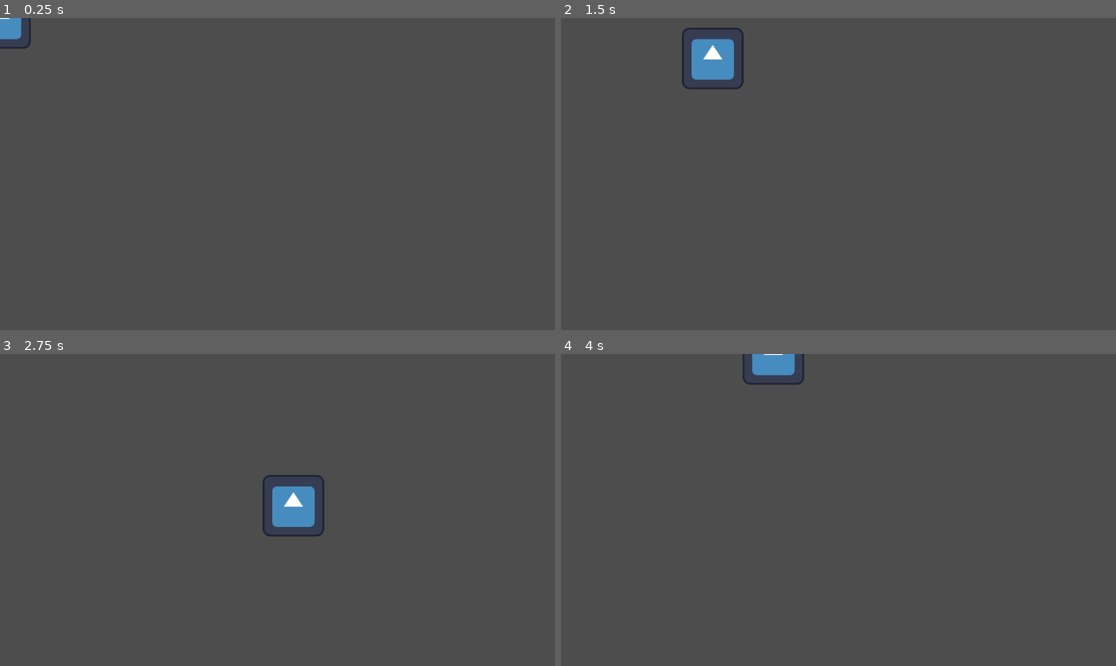
Above: before the commit, frames 1-4 (two rows, left to right).
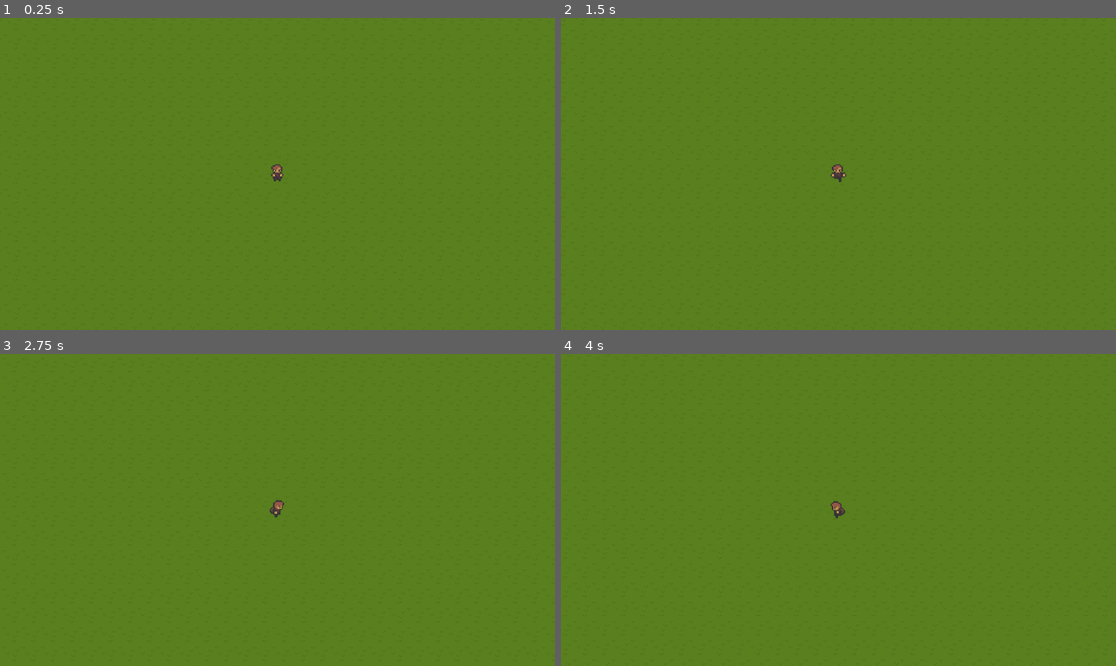
Above: after the commit, the same moments.

Repository: AlexFlasch/survivor-farm
Game: Godot game, scene res://scenes/levels/World.tscn
Same seed, same stepped clock (60 frames per second), same inputs: the game is played once before the commit and once after it. Before the commit the project starts from res://scenes/debug.tscn. The engine's default icon, where the game draws it, is replaced by a stand-in: a white triangle on a blue panel in a dark square.
Inputs:
- Up to frame 1 (0.25 s): no input
- Up to frame 2 (1.5 s): tap Enter at 0.5 s; hold D (move_right) 0.53-1.28 s; hold S (move_down) from 1.28 s (still down)
- Up to frame 3 (2.75 s): release S (move_down) at 2.03 s; hold D (move_right) from 2.03 s (still down)
- Up to frame 4 (4 s): release D (move_right) at 2.78 s; hold W (move_up) 2.78-3.53 s; hold A (move_left) from 3.53 s (still down)

The runs differ from the first frame. In frame 1, 100% of the frame differs, in the area x 0-100%, y 0-100%; in frame 2, 100%; in frame 3, 100%; in frame 4, 100%.

Commit message:
feat: add player sprite and collision with map borders

Diff:
--- a/project.godot
+++ b/project.godot
@@ -11,7 +11,7 @@
 [application]
 
 config/name="survivor-farm"
-run/main_scene="uid://chj2u37shqmi8"
+run/main_scene="uid://dnuos85rsws6n"
 config/features=PackedStringArray("4.4", "Forward Plus")
 config/icon="res://assets/icon.svg"
 
@@ -19,6 +19,10 @@
 
 GameManager="*res://scripts/GameManager.gd"
 PoolManager="*res://scripts/PoolManager.gd"
+
+[editor_plugins]
+
+enabled=PackedStringArray("res://addons/godot_state_charts/plugin.cfg")
 
 [input]
 
@@ -47,6 +51,14 @@
 ]
 }
 
+[layer_names]
+
+2d_physics/layer_1="player"
+2d_physics/layer_2="player_projectiles"
+2d_physics/layer_3="enemies"
+2d_physics/layer_4="enemy_projectiles"
+2d_physics/layer_5="terrain"
+
 [rendering]
 
 textures/canvas_textures/default_texture_filter=0
--- a/resources/tilesets/FarmTileset.tres
+++ b/resources/tilesets/FarmTileset.tres
@@ -44,6 +44,7 @@
 3:2/0 = 0
 4:2/0 = 0
 5:2/0 = 0
+5:2/0/physics_layer_0/polygon_0/points = PackedVector2Array(-8, -5.75548, 8, -5.75548, 8, 8, -8, 8)
 6:2/0 = 0
 7:2/0 = 0
 8:2/0 = 0
@@ -86,6 +87,7 @@
 4:4/0 = 0
 5:4/0 = 0
 6:4/0 = 0
+6:4/0/physics_layer_0/polygon_0/points = PackedVector2Array(-8, -8, 8, -8, 8, 1.97845, -8, 1.79859)
 7:4/0 = 0
 8:4/0 = 0
 10:4/0 = 0
@@ -102,8 +104,11 @@
 3:5/0 = 0
 4:5/0 = 0
 5:5/0 = 0
+5:5/0/physics_layer_0/polygon_0/points = PackedVector2Array(-2.1583, -8, 8, -8, 8, 8, -1.97845, 8)
 6:5/0 = 0
+6:5/0/physics_layer_0/polygon_0/points = PackedVector2Array(-8, -3.77703, 8, -3.77703, 8, 8, -8, 8)
 7:5/0 = 0
+7:5/0/physics_layer_0/polygon_0/points = PackedVector2Array(-8, -8, 1.97845, -8, 1.97845, 8, -8, 8)
 8:5/0 = 0
 9:5/next_alternative_id = 4
 9:5/0 = 0
@@ -321,6 +326,7 @@
 17:12/0 = 0
 
 [resource]
+physics_layer_0/collision_layer = 16
 terrain_set_0/mode = 1
 terrain_set_0/terrain_0/name = "Farmland"
 terrain_set_0/terrain_0/color = Color(0.5, 0.34375, 0.25, 1)
--- a/scenes/entities/Player/Player.tscn
+++ b/scenes/entities/Player/Player.tscn
@@ -1,17 +1,582 @@
-[gd_scene load_steps=4 format=3 uid="uid://byigjt33mk7ib"]
-
-[ext_resource type="Texture2D" uid="uid://dpkgiolsie854" path="res://assets/icon.svg" id="1_f1stm"]
+[gd_scene load_steps=75 format=3 uid="uid://byigjt33mk7ib"]
+
 [ext_resource type="Script" uid="uid://n7sbtrl3t7qd" path="res://scenes/entities/Player/player.gd" id="1_ow51e"]
+[ext_resource type="Texture2D" uid="uid://b3ret13eomec3" path="res://assets/sprites/player/player_spritesheet.png" id="2_ow51e"]
 
 [sub_resource type="RectangleShape2D" id="RectangleShape2D_ow51e"]
-size = Vector2(117, 116)
+size = Vector2(8, 7)
+
+[sub_resource type="AtlasTexture" id="AtlasTexture_tqasf"]
+atlas = ExtResource("2_ow51e")
+region = Rect2(16, 144, 16, 16)
+
+[sub_resource type="AtlasTexture" id="AtlasTexture_1b10r"]
+atlas = ExtResource("2_ow51e")
+region = Rect2(32, 144, 16, 16)
+
+[sub_resource type="AtlasTexture" id="AtlasTexture_x3g55"]
+atlas = ExtResource("2_ow51e")
+region = Rect2(48, 144, 16, 16)
+
+[sub_resource type="AtlasTexture" id="AtlasTexture_wvcwg"]
+atlas = ExtResource("2_ow51e")
+region = Rect2(64, 144, 16, 16)
+
+[sub_resource type="AtlasTexture" id="AtlasTexture_dkcey"]
+atlas = ExtResource("2_ow51e")
+region = Rect2(80, 144, 16, 16)
+
+[sub_resource type="AtlasTexture" id="AtlasTexture_ygibl"]
+atlas = ExtResource("2_ow51e")
+region = Rect2(96, 144, 16, 16)
+
+[sub_resource type="AtlasTexture" id="AtlasTexture_mq5a4"]
+atlas = ExtResource("2_ow51e")
+region = Rect2(112, 144, 16, 16)
+
+[sub_resource type="AtlasTexture" id="AtlasTexture_auuuo"]
+atlas = ExtResource("2_ow51e")
+region = Rect2(128, 144, 16, 16)
+
+[sub_resource type="AtlasTexture" id="AtlasTexture_d2bmg"]
+atlas = ExtResource("2_ow51e")
+region = Rect2(144, 144, 16, 16)
+
+[sub_resource type="AtlasTexture" id="AtlasTexture_dalap"]
+atlas = ExtResource("2_ow51e")
+region = Rect2(160, 144, 16, 16)
+
+[sub_resource type="AtlasTexture" id="AtlasTexture_o1t5o"]
+atlas = ExtResource("2_ow51e")
+region = Rect2(240, 16, 16, 16)
+
+[sub_resource type="AtlasTexture" id="AtlasTexture_7tium"]
+atlas = ExtResource("2_ow51e")
+region = Rect2(256, 16, 16, 16)
+
+[sub_resource type="AtlasTexture" id="AtlasTexture_p8vep"]
+atlas = ExtResource("2_ow51e")
+region = Rect2(272, 16, 16, 16)
+
+[sub_resource type="AtlasTexture" id="AtlasTexture_62unn"]
+atlas = ExtResource("2_ow51e")
+region = Rect2(240, 32, 16, 16)
+
+[sub_resource type="AtlasTexture" id="AtlasTexture_28h8y"]
+atlas = ExtResource("2_ow51e")
+region = Rect2(256, 32, 16, 16)
+
+[sub_resource type="AtlasTexture" id="AtlasTexture_iwtl6"]
+atlas = ExtResource("2_ow51e")
+region = Rect2(272, 32, 16, 16)
+
+[sub_resource type="AtlasTexture" id="AtlasTexture_2j43f"]
+atlas = ExtResource("2_ow51e")
+region = Rect2(240, 48, 16, 16)
+
+[sub_resource type="AtlasTexture" id="AtlasTexture_5bc03"]
+atlas = ExtResource("2_ow51e")
+region = Rect2(256, 48, 16, 16)
+
+[sub_resource type="AtlasTexture" id="AtlasTexture_ao0x5"]
+atlas = ExtResource("2_ow51e")
+region = Rect2(272, 48, 16, 16)
+
+[sub_resource type="AtlasTexture" id="AtlasTexture_l4iku"]
+atlas = ExtResource("2_ow51e")
+region = Rect2(240, 64, 16, 16)
+
+[sub_resource type="AtlasTexture" id="AtlasTexture_uvs2m"]
+atlas = ExtResource("2_ow51e")
+region = Rect2(256, 64, 16, 16)
+
+[sub_resource type="AtlasTexture" id="AtlasTexture_yf4ae"]
+atlas = ExtResource("2_ow51e")
+region = Rect2(272, 64, 16, 16)
+
+[sub_resource type="AtlasTexture" id="AtlasTexture_654tv"]
+atlas = ExtResource("2_ow51e")
+region = Rect2(128, 16, 16, 16)
+
+[sub_resource type="AtlasTexture" id="AtlasTexture_lx3a1"]
+atlas = ExtResource("2_ow51e")
+region = Rect2(144, 16, 16, 16)
+
+[sub_resource type="AtlasTexture" id="AtlasTexture_crgtk"]
+atlas = ExtResource("2_ow51e")
+region = Rect2(160, 16, 16, 16)
+
+[sub_resource type="AtlasTexture" id="AtlasTexture_61bp2"]
+atlas = ExtResource("2_ow51e")
+region = Rect2(176, 16, 16, 16)
+
+[sub_resource type="AtlasTexture" id="AtlasTexture_xlghn"]
+atlas = ExtResource("2_ow51e")
+region = Rect2(192, 16, 16, 16)
+
+[sub_resource type="AtlasTexture" id="AtlasTexture_rosbm"]
+atlas = ExtResource("2_ow51e")
+region = Rect2(208, 16, 16, 16)
+
+[sub_resource type="AtlasTexture" id="AtlasTexture_y064l"]
+atlas = ExtResource("2_ow51e")
+region = Rect2(128, 32, 16, 16)
+
+[sub_resource type="AtlasTexture" id="AtlasTexture_y76w4"]
+atlas = ExtResource("2_ow51e")
+region = Rect2(144, 32, 16, 16)
+
+[sub_resource type="AtlasTexture" id="AtlasTexture_vr1dr"]
+atlas = ExtResource("2_ow51e")
+region = Rect2(160, 32, 16, 16)
+
+[sub_resource type="AtlasTexture" id="AtlasTexture_v1cy5"]
+atlas = ExtResource("2_ow51e")
+region = Rect2(176, 32, 16, 16)
+
+[sub_resource type="AtlasTexture" id="AtlasTexture_4la1h"]
+atlas = ExtResource("2_ow51e")
+region = Rect2(192, 32, 16, 16)
+
+[sub_resource type="AtlasTexture" id="AtlasTexture_udfno"]
+atlas = ExtResource("2_ow51e")
+region = Rect2(208, 32, 16, 16)
+
+[sub_resource type="AtlasTexture" id="AtlasTexture_ihuw0"]
+atlas = ExtResource("2_ow51e")
+region = Rect2(128, 48, 16, 16)
+
+[sub_resource type="AtlasTexture" id="AtlasTexture_nf62q"]
+atlas = ExtResource("2_ow51e")
+region = Rect2(144, 48, 16, 16)
+
+[sub_resource type="AtlasTexture" id="AtlasTexture_4rtj5"]
+atlas = ExtResource("2_ow51e")
+region = Rect2(160, 48, 16, 16)
+
+[sub_resource type="AtlasTexture" id="AtlasTexture_2cnto"]
+atlas = ExtResource("2_ow51e")
+region = Rect2(176, 48, 16, 16)
+
+[sub_resource type="AtlasTexture" id="AtlasTexture_2u4nn"]
+atlas = ExtResource("2_ow51e")
+region = Rect2(192, 48, 16, 16)
+
+[sub_resource type="AtlasTexture" id="AtlasTexture_obp7q"]
+atlas = ExtResource("2_ow51e")
+region = Rect2(208, 48, 16, 16)
+
+[sub_resource type="AtlasTexture" id="AtlasTexture_mxbp5"]
+atlas = ExtResource("2_ow51e")
+region = Rect2(128, 64, 16, 16)
+
+[sub_resource type="AtlasTexture" id="AtlasTexture_brbqr"]
+atlas = ExtResource("2_ow51e")
+region = Rect2(144, 64, 16, 16)
+
+[sub_resource type="AtlasTexture" id="AtlasTexture_s7f7j"]
+atlas = ExtResource("2_ow51e")
+region = Rect2(160, 64, 16, 16)
+
+[sub_resource type="AtlasTexture" id="AtlasTexture_lljhf"]
+atlas = ExtResource("2_ow51e")
+region = Rect2(176, 64, 16, 16)
+
+[sub_resource type="AtlasTexture" id="AtlasTexture_nlal1"]
+atlas = ExtResource("2_ow51e")
+region = Rect2(192, 64, 16, 16)
+
+[sub_resource type="AtlasTexture" id="AtlasTexture_bi2uo"]
+atlas = ExtResource("2_ow51e")
+region = Rect2(208, 64, 16, 16)
+
+[sub_resource type="AtlasTexture" id="AtlasTexture_k7emy"]
+atlas = ExtResource("2_ow51e")
+region = Rect2(16, 16, 16, 16)
+
+[sub_resource type="AtlasTexture" id="AtlasTexture_rvyfk"]
+atlas = ExtResource("2_ow51e")
+region = Rect2(32, 16, 16, 16)
+
+[sub_resource type="AtlasTexture" id="AtlasTexture_78j34"]
+atlas = ExtResource("2_ow51e")
+region = Rect2(48, 16, 16, 16)
+
+[sub_resource type="AtlasTexture" id="AtlasTexture_ri7c1"]
+atlas = ExtResource("2_ow51e")
+region = Rect2(64, 16, 16, 16)
+
+[sub_resource type="AtlasTexture" id="AtlasTexture_ablq5"]
+atlas = ExtResource("2_ow51e")
+region = Rect2(80, 16, 16, 16)
+
+[sub_resource type="AtlasTexture" id="AtlasTexture_3g6po"]
+atlas = ExtResource("2_ow51e")
+region = Rect2(96, 16, 16, 16)
+
+[sub_resource type="AtlasTexture" id="AtlasTexture_e7jhi"]
+atlas = ExtResource("2_ow51e")
+region = Rect2(16, 32, 16, 16)
+
+[sub_resource type="AtlasTexture" id="AtlasTexture_7sw2r"]
+atlas = ExtResource("2_ow51e")
+region = Rect2(32, 32, 16, 16)
+
+[sub_resource type="AtlasTexture" id="AtlasTexture_ec555"]
+atlas = ExtResource("2_ow51e")
+region = Rect2(48, 32, 16, 16)
+
+[sub_resource type="AtlasTexture" id="AtlasTexture_ank81"]
+atlas = ExtResource("2_ow51e")
+region = Rect2(64, 32, 16, 16)
+
+[sub_resource type="AtlasTexture" id="AtlasTexture_2wh5k"]
+atlas = ExtResource("2_ow51e")
+region = Rect2(80, 32, 16, 16)
+
+[sub_resource type="AtlasTexture" id="AtlasTexture_73ymi"]
+atlas = ExtResource("2_ow51e")
+region = Rect2(96, 32, 16, 16)
+
+[sub_resource type="AtlasTexture" id="AtlasTexture_lxp1y"]
+atlas = ExtResource("2_ow51e")
+region = Rect2(16, 48, 16, 16)
+
+[sub_resource type="AtlasTexture" id="AtlasTexture_du64v"]
+atlas = ExtResource("2_ow51e")
+region = Rect2(32, 48, 16, 16)
+
+[sub_resource type="AtlasTexture" id="AtlasTexture_wo3mo"]
+atlas = ExtResource("2_ow51e")
+region = Rect2(48, 48, 16, 16)
+
+[sub_resource type="AtlasTexture" id="AtlasTexture_bgoag"]
+atlas = ExtResource("2_ow51e")
+region = Rect2(64, 48, 16, 16)
+
+[sub_resource type="AtlasTexture" id="AtlasTexture_kt8bv"]
+atlas = ExtResource("2_ow51e")
+region = Rect2(80, 48, 16, 16)
+
+[sub_resource type="AtlasTexture" id="AtlasTexture_yyonr"]
+atlas = ExtResource("2_ow51e")
+region = Rect2(96, 48, 16, 16)
+
+[sub_resource type="AtlasTexture" id="AtlasTexture_xn2fv"]
+atlas = ExtResource("2_ow51e")
+region = Rect2(16, 64, 16, 16)
+
+[sub_resource type="AtlasTexture" id="AtlasTexture_2s7wv"]
+atlas = ExtResource("2_ow51e")
+region = Rect2(32, 64, 16, 16)
+
+[sub_resource type="AtlasTexture" id="AtlasTexture_tmrm0"]
+atlas = ExtResource("2_ow51e")
+region = Rect2(48, 64, 16, 16)
+
+[sub_resource type="AtlasTexture" id="AtlasTexture_bes8g"]
+atlas = ExtResource("2_ow51e")
+region = Rect2(64, 64, 16, 16)
+
+[sub_resource type="AtlasTexture" id="AtlasTexture_gko5y"]
+atlas = ExtResource("2_ow51e")
+region = Rect2(80, 64, 16, 16)
+
+[sub_resource type="AtlasTexture" id="AtlasTexture_63o4v"]
+atlas = ExtResource("2_ow51e")
+region = Rect2(96, 64, 16, 16)
+
+[sub_resource type="SpriteFrames" id="SpriteFrames_qiynf"]
+animations = [{
+"frames": [{
+"duration": 1.0,
+"texture": SubResource("AtlasTexture_tqasf")
+}, {
+"duration": 1.0,
+"texture": SubResource("AtlasTexture_1b10r")
+}, {
+"duration": 1.0,
+"texture": SubResource("AtlasTexture_x3g55")
+}, {
+"duration": 1.0,
+"texture": SubResource("AtlasTexture_wvcwg")
+}, {
+"duration": 1.0,
+"texture": SubResource("AtlasTexture_dkcey")
+}, {
+"duration": 1.0,
+"texture": SubResource("AtlasTexture_ygibl")
+}, {
+"duration": 1.0,
+"texture": SubResource("AtlasTexture_mq5a4")
+}, {
+"duration": 1.0,
+"texture": SubResource("AtlasTexture_auuuo")
+}, {
+"duration": 1.0,
+"texture": SubResource("AtlasTexture_d2bmg")
+}, {
+"duration": 1.0,
+"texture": SubResource("AtlasTexture_dalap")
+}],
+"loop": true,
+"name": &"die",
+"speed": 5.0
+}, {
+"frames": [{
+"duration": 1.0,
+"texture": SubResource("AtlasTexture_o1t5o")
+}, {
+"duration": 1.0,
+"texture": SubResource("AtlasTexture_7tium")
+}, {
+"duration": 1.0,
+"texture": SubResource("AtlasTexture_p8vep")
+}],
+"loop": true,
+"name": &"hit_down",
+"speed": 5.0
+}, {
+"frames": [{
+"duration": 1.0,
+"texture": SubResource("AtlasTexture_62unn")
+}, {
+"duration": 1.0,
+"texture": SubResource("AtlasTexture_28h8y")
+}, {
+"duration": 1.0,
+"texture": SubResource("AtlasTexture_iwtl6")
+}],
+"loop": true,
+"name": &"hit_left",
+"speed": 5.0
+}, {
+"frames": [{
+"duration": 1.0,
+"texture": SubResource("AtlasTexture_2j43f")
+}, {
+"duration": 1.0,
+"texture": SubResource("AtlasTexture_5bc03")
+}, {
+"duration": 1.0,
+"texture": SubResource("AtlasTexture_ao0x5")
+}],
+"loop": true,
+"name": &"hit_right",
+"speed": 5.0
+}, {
+"frames": [{
+"duration": 1.0,
+"texture": SubResource("AtlasTexture_l4iku")
+}, {
+"duration": 1.0,
+"texture": SubResource("AtlasTexture_uvs2m")
+}, {
+"duration": 1.0,
+"texture": SubResource("AtlasTexture_yf4ae")
+}],
+"loop": true,
+"name": &"hit_up",
+"speed": 5.0
+}, {
+"frames": [{
+"duration": 1.0,
+"texture": SubResource("AtlasTexture_654tv")
+}, {
+"duration": 1.0,
+"texture": SubResource("AtlasTexture_lx3a1")
+}, {
+"duration": 1.0,
+"texture": SubResource("AtlasTexture_crgtk")
+}, {
+"duration": 1.0,
+"texture": SubResource("AtlasTexture_61bp2")
+}, {
+"duration": 1.0,
+"texture": SubResource("AtlasTexture_xlghn")
+}, {
+"duration": 1.0,
+"texture": SubResource("AtlasTexture_rosbm")
+}],
+"loop": true,
+"name": &"idle_down",
+"speed": 5.0
+}, {
+"frames": [{
+"duration": 1.0,
+"texture": SubResource("AtlasTexture_y064l")
+}, {
+"duration": 1.0,
+"texture": SubResource("AtlasTexture_y76w4")
+}, {
+"duration": 1.0,
+"texture": SubResource("AtlasTexture_vr1dr")
+}, {
+"duration": 1.0,
+"texture": SubResource("AtlasTexture_v1cy5")
+}, {
+"duration": 1.0,
+"texture": SubResource("AtlasTexture_4la1h")
+}, {
+"duration": 1.0,
+"texture": SubResource("AtlasTexture_udfno")
+}],
+"loop": true,
+"name": &"idle_left",
+"speed": 5.0
+}, {
+"frames": [{
+"duration": 1.0,
+"texture": SubResource("AtlasTexture_ihuw0")
+}, {
+"duration": 1.0,
+"texture": SubResource("AtlasTexture_nf62q")
+}, {
+"duration": 1.0,
+"texture": SubResource("AtlasTexture_4rtj5")
+}, {
+"duration": 1.0,
+"texture": SubResource("AtlasTexture_2cnto")
+}, {
+"duration": 1.0,
+"texture": SubResource("AtlasTexture_2u4nn")
+}, {
+"duration": 1.0,
+"texture": SubResource("AtlasTexture_obp7q")
+}],
+"loop": true,
+"name": &"idle_right",
+"speed": 5.0
+}, {
+"frames": [{
+"duration": 1.0,
+"texture": SubResource("AtlasTexture_mxbp5")
+}, {
+"duration": 1.0,
+"texture": SubResource("AtlasTexture_brbqr")
+}, {
+"duration": 1.0,
+"texture": SubResource("AtlasTexture_s7f7j")
+}, {
+"duration": 1.0,
+"texture": SubResource("AtlasTexture_lljhf")
+}, {
+"duration": 1.0,
+"texture": SubResource("AtlasTexture_nlal1")
+}, {
+"duration": 1.0,
+"texture": SubResource("AtlasTexture_bi2uo")
+}],
+"loop": true,
+"name": &"idle_up",
+"speed": 5.0
+}, {
+"frames": [{
+"duration": 1.0,
+"texture": SubResource("AtlasTexture_k7emy")
+}, {
+"duration": 1.0,
+"texture": SubResource("AtlasTexture_rvyfk")
+}, {
+"duration": 1.0,
+"texture": SubResource("AtlasTexture_78j34")
+}, {
+"duration": 1.0,
+"texture": SubResource("AtlasTexture_ri7c1")
+}, {
+"duration": 1.0,
+"texture": SubResource("AtlasTexture_ablq5")
+}, {
+"duration": 1.0,
+"texture": SubResource("AtlasTexture_3g6po")
+}],
+"loop": true,
+"name": &"walk_down",
+"speed": 5.0
+}, {
+"frames": [{
+"duration": 1.0,
+"texture": SubResource("AtlasTexture_e7jhi")
+}, {
+"duration": 1.0,
+"texture": SubResource("AtlasTexture_7sw2r")
+}, {
+"duration": 1.0,
+"texture": SubResource("AtlasTexture_ec555")
+}, {
+"duration": 1.0,
+"texture": SubResource("AtlasTexture_ank81")
+}, {
+"duration": 1.0,
+"texture": SubResource("AtlasTexture_2wh5k")
+}, {
+"duration": 1.0,
+"texture": SubResource("AtlasTexture_73ymi")
+}],
+"loop": true,
+"name": &"walk_left",
+"speed": 5.0
+}, {
+"frames": [{
+"duration": 1.0,
+"texture": SubResource("AtlasTexture_lxp1y")
+}, {
+"duration": 1.0,
+"texture": SubResource("AtlasTexture_du64v")
+}, {
+"duration": 1.0,
+"texture": SubResource("AtlasTexture_wo3mo")
+}, {
+"duration": 1.0,
+"texture": SubResource("AtlasTexture_bgoag")
+}, {
+"duration": 1.0,
+"texture": SubResource("AtlasTexture_kt8bv")
+}, {
+"duration": 1.0,
+"texture": SubResource("AtlasTexture_yyonr")
+}],
+"loop": true,
+"name": &"walk_right",
+"speed": 5.0
+}, {
+"frames": [{
+"duration": 1.0,
+"texture": SubResource("AtlasTexture_xn2fv")
+}, {
+"duration": 1.0,
+"texture": SubResource("AtlasTexture_2s7wv")
+}, {
+"duration": 1.0,
+"texture": SubResource("AtlasTexture_tmrm0")
+}, {
+"duration": 1.0,
+"texture": SubResource("AtlasTexture_bes8g")
+}, {
+"duration": 1.0,
+"texture": SubResource("AtlasTexture_gko5y")
+}, {
+"duration": 1.0,
+"texture": SubResource("AtlasTexture_63o4v")
+}],
+"loop": true,
+"name": &"walk_up",
+"speed": 5.0
+}]
 
 [node name="Player" type="CharacterBody2D"]
+collision_mask = 16
+motion_mode = 1
+floor_stop_on_slope = false
 script = ExtResource("1_ow51e")
 
 [node name="CollisionShape2D" type="CollisionShape2D" parent="."]
-position = Vector2(-0.5, 0)
+position = Vector2(0, 2)
 shape = SubResource("RectangleShape2D_ow51e")
 
-[node name="Sprite2D" type="Sprite2D" parent="."]
-texture = ExtResource("1_f1stm")
+[node name="AnimatedSprite2D" type="AnimatedSprite2D" parent="."]
+sprite_frames = SubResource("SpriteFrames_qiynf")
+animation = &"idle_left"
+
+[node name="Camera2D" type="Camera2D" parent="."]
+zoom = Vector2(2.5, 2.5)
--- a/scenes/entities/Player/player.gd
+++ b/scenes/entities/Player/player.gd
@@ -1,32 +1,68 @@
 extends CharacterBody2D
-@onready var screen_size: Vector2 = get_viewport_rect().size
-var move_speed: int               = 7.5
-var move_direction: Vector2       = Vector2.ZERO
+
+enum DIRECTION { LEFT, RIGHT, UP, DOWN }
+
+@onready var screen_size: Vector2     = get_viewport_rect().size
+@onready var sprite: AnimatedSprite2D = $AnimatedSprite2D
+
+var move_speed: int                   = 100
+var move_vector: Vector2              = Vector2.ZERO
+var move_direction: DIRECTION         = DIRECTION.DOWN
 
 func _ready() -> void:
 	pass
 
 
 func _physics_process(delta: float) -> void:
-	var current_move_direction: Vector2 = Vector2.ZERO
+	var current_move_vector: Vector2 = Vector2.ZERO
 	if Input.is_action_pressed("move_left"):
-		current_move_direction += Vector2.LEFT * Input.get_action_strength("move_left")
+		move_direction = DIRECTION.LEFT
+		current_move_vector += Vector2.LEFT * Input.get_action_strength("move_left")
 
 	if Input.is_action_pressed("move_right"):
-		current_move_direction += Vector2.RIGHT * Input.get_action_strength("move_right")
+		move_direction = DIRECTION.RIGHT
+		current_move_vector += Vector2.RIGHT * Input.get_action_strength("move_right")
 
 	if Input.is_action_pressed("move_up"):
-		current_move_direction += Vector2.UP * Input.get_action_strength("move_up")
+		move_direction = DIRECTION.UP
+		current_move_vector += Vector2.UP * Input.get_action_strength("move_up")
 
 	if Input.is_action_pressed("move_down"):
-		current_move_direction += Vector2.DOWN * Input.get_action_strength("move_down")
+		move_direction = DIRECTION.DOWN
+		current_move_vector += Vector2.DOWN * Input.get_action_strength("move_down")
 
-	move_direction = current_move_direction.normalized()
+	move_vector = current_move_vector.normalized()
 
 
 func _process(delta: float) -> void:
-	move()
+	if move_vector == Vector2.ZERO:
+		idle()
+	else:
+		move()
+
+
+func idle() -> void:
+	match move_direction:
+		DIRECTION.UP:
+			sprite.play('idle_up')
+		DIRECTION.DOWN:
+			sprite.play('idle_down')
+		DIRECTION.LEFT:
+			sprite.play('idle_left')
+		DIRECTION.RIGHT:
+			sprite.play('idle_right')
 
 
 func move() -> void:
-	self.global_position += move_direction * move_speed
+	match move_direction:
+		DIRECTION.UP:
+			sprite.play('walk_up')
+		DIRECTION.DOWN:
+			sprite.play('walk_down')
+		DIRECTION.LEFT:
+			sprite.play('walk_left')
+		DIRECTION.RIGHT:
+			sprite.play('walk_right')
+
+	self.velocity = move_vector * move_speed
+	self.move_and_slide()
--- a/scenes/levels/World.tscn
+++ b/scenes/levels/World.tscn
@@ -1,12 +1,12 @@
-[gd_scene load_steps=2 format=4 uid="uid://dnuos85rsws6n"]
+[gd_scene load_steps=3 format=4 uid="uid://dnuos85rsws6n"]
 
 [ext_resource type="TileSet" uid="uid://bw74o4f1m48c5" path="res://resources/tilesets/FarmTileset.tres" id="1_v31nu"]
+[ext_resource type="PackedScene" uid="uid://byigjt33mk7ib" path="res://scenes/entities/Player/Player.tscn" id="2_sgwbd"]
 
 [node name="World" type="Node2D"]
 
 [node name="Ground" type="TileMapLayer" parent="."]
 use_parent_material = true
-position = Vector2(100, 11)
 tile_map_data = PackedByteArray("AAAAAAEAAAAGAAEAAAABAAEAAAAGAAEAAAACAAEAAAAGAAEAAAADAAEAAAAGAAEAAAAEAAEAAAAGAAEAAAAFAA …(46000 unchanged characters)…
 tile_set = ExtResource("1_v31nu")
 collision_enabled = false
@@ -18,3 +18,6 @@
 
 [node name="Farmland" type="TileMapLayer" parent="."]
 tile_set = ExtResource("1_v31nu")
+
+[node name="Player" parent="." instance=ExtResource("2_sgwbd")]
+position = Vector2(572, 298)
Binary file changed: assets/sprites/player/player_spritesheet.png
